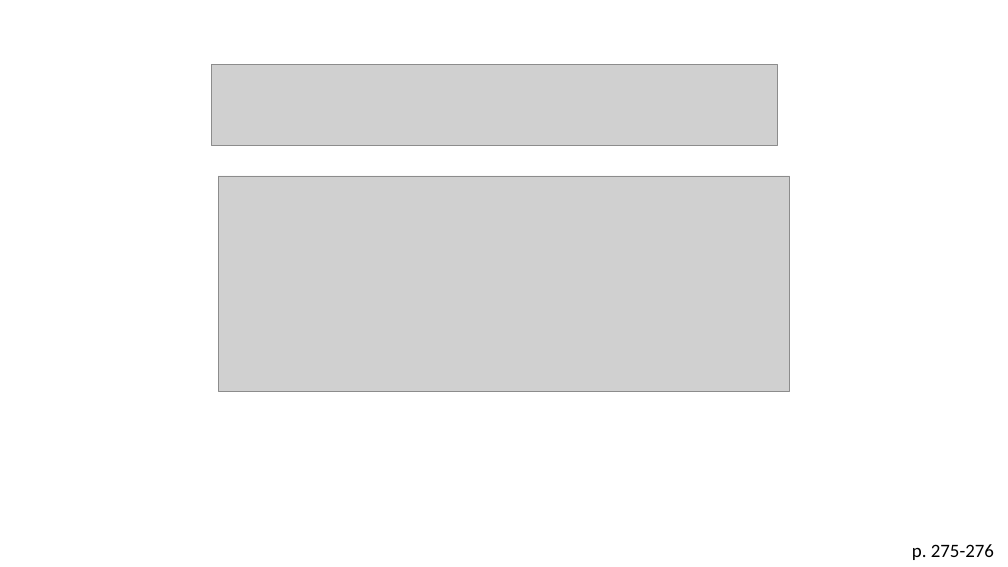
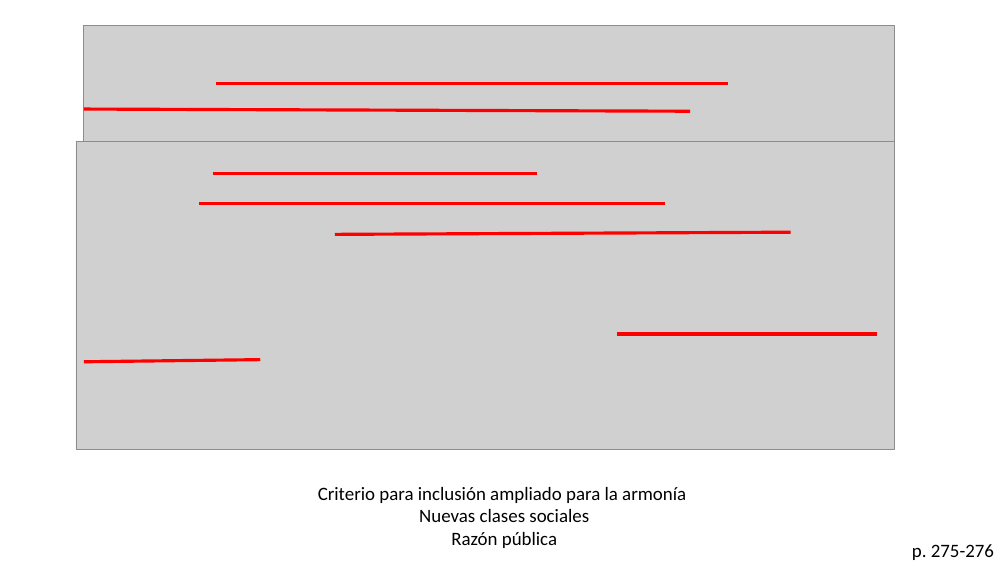
Before and after one commit to zaboltar/zaboltar.github.io, a slide deck: slide 46 of assets uarm/2023 2 UarmPCrit/Taylor - Era Secular 3 y 5.pptx (slide 51 before the commit). Drawn at 1008x567 pixels with LibreOffice and Linux fonts; fonts in the diff are those of the drawing; grey boxes stand for pictures. Boxes give left, top, right and bottom in pixels: in the first picture for what was removed or moved away, otherwise in the second. Text is boxed around its words. In the diff, an @@ line names an element or a change of style, - is before the commit and + after.

```diff
--- a/assets uarm/2023 2 UarmPCrit/Taylor - Era Secular 3 y 5.pptx
+++ b/assets uarm/2023 2 UarmPCrit/Taylor - Era Secular 3 y 5.pptx
@@ picture: place and size @@
-picture at box(211, 64, 777, 145)
+picture at box(84, 26, 895, 142)
@@ line added from (216, 83) to (728, 83), #FF0000 3 pt @@
@@ line added from (84, 109) to (690, 111), #FF0000 3 pt @@
@@ picture: place and size @@
-picture at box(219, 176, 790, 391)
+picture at box(76, 141, 895, 449)
@@ line added from (212, 174) to (537, 174), #FF0000 3 pt @@
@@ line added from (665, 204) to (199, 204), #FF0000 3 pt @@
@@ line added from (335, 234) to (791, 232), #FF0000 3 pt @@
@@ line added from (617, 334) to (877, 334), #FF0000 3 pt @@
@@ line added from (260, 360) to (84, 362), #FF0000 3 pt @@
@@ text added at box(318, 487, 686, 548), 18 pt, text #000000 @@
+Criterio para inclusión ampliado para la armonía
+Nuevas clases sociales
+Razón pública
```
Also in this commit, not shown: 8 other slides changed, 10 slides added, 16 slides removed, 5 other files.
